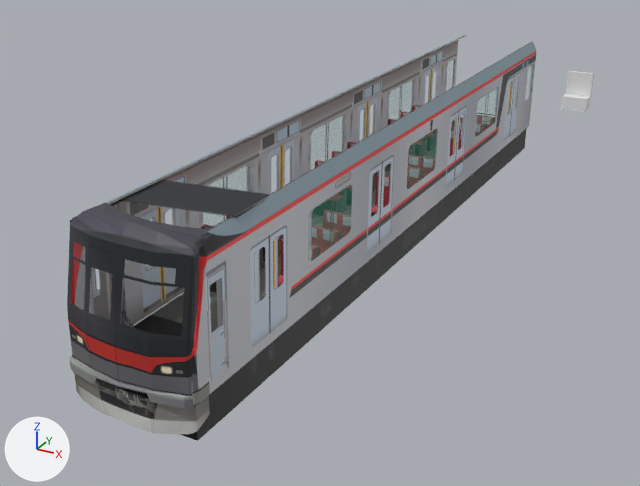
A saved change to the Blender file モデリング/車両/70000/70090-1_TH.blend.
One viewpoint serves both versions: a camera (50 mm lens) standing at (8.96, -18.8, 9.07) and looking at (-0.81, -1.03, 0.19). Every picture has the same lights, and +X, +Y and +Z are marked at lower left. The older version comes first.

Names of what the first picture shows: '立方体.001', '立方体.003'.
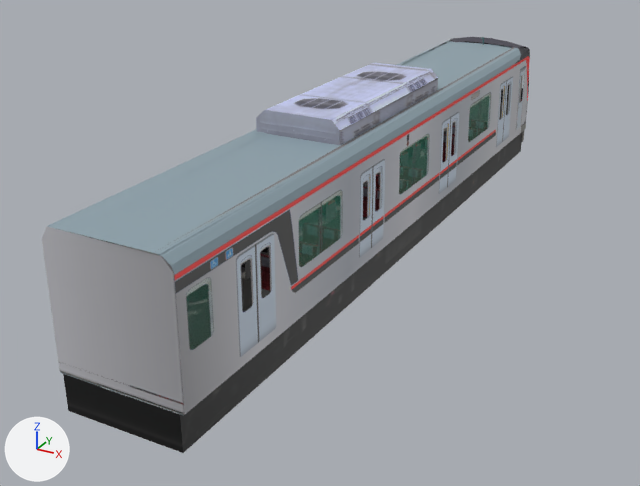
The newer file is also turned or shifted as a whole; pictures and numbers use the older file's frame.

Boxes [x1, y1, x2, y2] around the edits, measured in the pictures (640 x 486 px; the box of a moved part takes in the faces that stretch with it):
'立方体.004', added
    after: [42, 37, 530, 453]
    faces in mat_マテリアル_008 (picture img_tc_90_png_001): [42, 39, 530, 415]
    faces in mat_マテリアル_011 (picture img_6000_u_png_001): [180, 133, 522, 453]
    faces in mat_マテリアル_010 (picture img_6000_u_png_001): [63, 374, 183, 453]
    faces in mat_マテリアル_004 (picture img_chair_png_002): [241, 119, 488, 298]
    faces in mat_マテリアル_005 (picture img_yuka_png_001): [62, 131, 447, 415]
'立方体.001', hidden
    before: [67, 35, 536, 441]
'立方体.003', surface changed, reshaped (438% wider, 100% taller)
    before: [561, 71, 594, 112]
    after: [256, 62, 438, 145]
'立方体.002', added
    after: [61, 85, 510, 415]
'03_1.002', added
    after: [481, 37, 484, 46]
part 1 of me_立方体_001, moved or reshaped (not visible afterwards)
    before: [155, 41, 536, 404]
part 2 of me_立方体_001, recoloured
    before: [120, 180, 270, 218]
part 3 of me_立方体_006, deleted
    before: [561, 71, 594, 112]
part 4 of me_立方体_006, added
    after: [256, 62, 438, 145]

Diff of the bpy script that builds the scene:
```diff
--- a/モデリング/車両/70000/70090-1_TH.blend.py
+++ b/モデリング/車両/70000/70090-1_TH.blend.py
@@ img_chair_png_004 @@
-img_chair_png_004 = load_image('chair.png.004', 'chair.png', 256, 256, 'sRGB')
+img_chair_png_004 = load_image('chair.png.023', 'chair.png', 256, 256, 'sRGB')
@@ mat_マテリアル_011 @@
 mat_マテリアル_011 = principled_material('マテリアル.011')
-mat_マテリアル_011.texture = img_nakatc_90_png  # with its transparency
+mat_マテリアル_011.texture = img_6000_u_png_001
@@ mat_マテリアル_003 @@
 mat_マテリアル_003 = principled_material('マテリアル.003')
-mat_マテリアル_003.texture = img_front_90_png  # with its transparency
+mat_マテリアル_003.texture = img_dsc00109p_0_png_001
@@ mat_マテリアル_006 @@
 mat_マテリアル_006 = principled_material('マテリアル.006')
-mat_マテリアル_006.texture = img_tc_90_png  # with its transparency
+mat_マテリアル_006.texture = img_nakatc_90_png_001  # with its transparency
@@ mat_マテリアル_007 @@
 mat_マテリアル_007 = principled_material('マテリアル.007')
-mat_マテリアル_007.texture = img_skirt_png  # with its transparency
+mat_マテリアル_007.texture = img_back2_png  # with its transparency
@@ mat_マテリアル_009 @@
 mat_マテリアル_009 = principled_material('マテリアル.009')
-mat_マテリアル_009.texture = img_6000_u_png_002  # with its transparency
+mat_マテリアル_009.texture = img_skirt_png_001  # with its transparency
@@ mat_マテリアル_008 @@
 mat_マテリアル_008 = principled_material('マテリアル.008')
-mat_マテリアル_008.texture = img_6000_u_png_002
+mat_マテリアル_008.texture = img_tc_90_png_001  # with its transparency
@@ me_立方体_001 @@
-me_立方体_001.from_pydata(...)  # 550 vertices, 291 faces; spans x -1.3..1.4, y -20.1..-1.3, z -1.8..1.9
+me_立方体_001.from_pydata(...)  # 550 vertices, 293 faces; spans x -1.3..1.4, y -20.1..-1.3, z -1.8..1.9
+# me_立方体_001 part 1
+# 1 vertex is removed from x 1.2, y -19.2, z 1.8
+# 6 faces are deleted
+# 1 vertex is added at (1.2, -19.4, 1.8)
+# 3 new faces join them, mat_マテリアル_039 (picture img_tc_90_png)
+# 4 new faces join them, mat_マテリアル_038 (picture img_front_90_png)
+# 1 new face joins them, mat_マテリアル_046 (picture img_6000_u_png_002)
+# me_立方体_001 part 2: 1 face spanning x -1.1..1.3, y -19.2..-1.3, z 1.7..1.8 switches from mat_マテリアル_003 (picture img_front_90_png) to mat_マテリアル_039 (picture img_tc_90_png)
 me_立方体_001.materials.append(mat_マテリアル_120)
 me_立方体_001.materials.append(mat_マテリアル_015)
-me_立方体_001.materials.append(mat_マテリアル_011)  # picture img_nakatc_90_png
-me_立方体_001.materials.append(mat_マテリアル_003)  # picture img_front_90_png
-me_立方体_001.materials.append(mat_マテリアル_006)  # picture img_tc_90_png
-me_立方体_001.materials.append(mat_マテリアル_007)  # picture img_skirt_png
-me_立方体_001.materials.append(mat_マテリアル_009)  # picture img_6000_u_png_002
-me_立方体_001.materials.append(mat_マテリアル_008)  # picture img_6000_u_png_002
 me_立方体_001.materials.append(mat_マテリアル_016)
 me_立方体_001.materials.append(mat_マテリアル_019)
+me_立方体_001.materials.append(mat_マテリアル_037)  # picture img_nakatc_90_png
+me_立方体_001.materials.append(mat_マテリアル_038)  # picture img_front_90_png
+me_立方体_001.materials.append(mat_マテリアル_039)  # picture img_tc_90_png
+me_立方体_001.materials.append(mat_マテリアル_045)  # picture img_skirt_png
+me_立方体_001.materials.append(mat_マテリアル_046)  # picture img_6000_u_png_002
+me_立方体_001.materials.append(mat_マテリアル_047)  # picture img_6000_u_png_002
@@ me_立方体_006 @@
 # used by ob_立方体_003; location = (2.47, 10.99, 1.86); rotation_euler = (0.0, 0.0, 1.571), in degrees (0, 0, 90)
-me_立方体_006.from_pydata(...)  # 20 vertices, 10 faces; spans x -0.466..0.079, y -0.393..0.442, z -0.632..0.571
+me_立方体_006.from_pydata(...)  # 16 vertices, 11 faces; spans x -14.35..-9.036, y 1.545..3.545, z 1.706..2.267
+# me_立方体_006 part 3: 20 vertices removed from x -0.466..0.079, y -0.393..0.442, z -0.632..0.571
+# me_立方体_006 part 4: 16 vertices added at x -14.35..-9.036, y 1.545..3.545, z 1.706..2.267
+me_立方体_006.materials.append(mat_マテリアル_003)  # picture img_dsc00109p_0_png_001
@@ ob_立方体_001 @@
 ob_立方体_001.location = (0.0, 10.61, 1.86)
+ob_立方体_001.hide_set(True)  # its collection is switched off
@@ ob_03_1_002 @@
+ob_03_1_002 = bpy.data.objects.new('03_1.002', me_mesh_001)  # 4 vertices, 2 faces; spans x 0.0, y -0.183..0.183, z -0.144..0.144; in mat_03_1material_002 (picture img_antena2_dds_001)
+ob_03_1_002.location = (0.08, 7.71, 3.77)
+ob_03_1_002.rotation_euler = (0.0, 0.0, -3.142)  # degrees (0, 0, -180)
+ob_03_1_002.scale = (1.0, 0.97, 1.0)
@@ ob_立方体_004 @@
+ob_立方体_004 = bpy.data.objects.new('立方体.004', me_立方体_003)  # 550 vertices, 293 faces; spans x -1.3..1.4, y -20.1..-1.3, z -1.8..1.9; in mat_マテリアル_004 (picture img_chair_png_002), mat_マテリアル_005 (picture img_yuka_png_001), mat_マテリアル_006 (picture img_nakatc_90_png_001), mat_マテリアル_007 (picture img_back2_png), mat_マテリアル_008 (picture img_tc_90_png_001), mat_マテリアル_009 (picture img_skirt_png_001), mat_マテリアル_010 (picture img_6000_u_png_001), mat_マテリアル_011 (picture img_6000_u_png_001), mat_マテリアル_012 (picture img_chair_png_003), mat_マテリアル_013 (picture img_chair_png_005)
+ob_立方体_004.location = (0.04, -10.77, 1.86)
+ob_立方体_004.rotation_euler = (0.0, 0.0, -3.142)  # degrees (0, 0, -180)
@@ ob_立方体_002 @@
+ob_立方体_002 = bpy.data.objects.new('立方体.002', me_立方体_001_1)  # 24 vertices, 3 faces; spans x -1.3..1.4, y -18.3..-1.4, z -1.0..1.8; in mat_マテリアル_001 (picture img_sikiri_png_001), mat_マテリアル_002 (picture img_untendai_png_001)
+ob_立方体_002.location = (0.04, -10.82, 1.86)
+ob_立方体_002.rotation_euler = (0.0, 0.0, -3.142)  # degrees (0, 0, -180)
```
